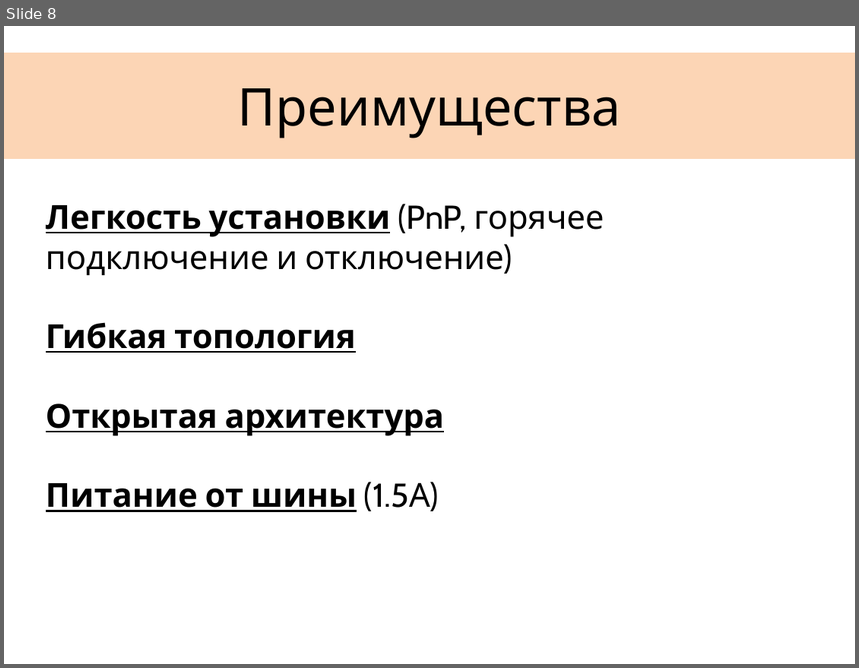
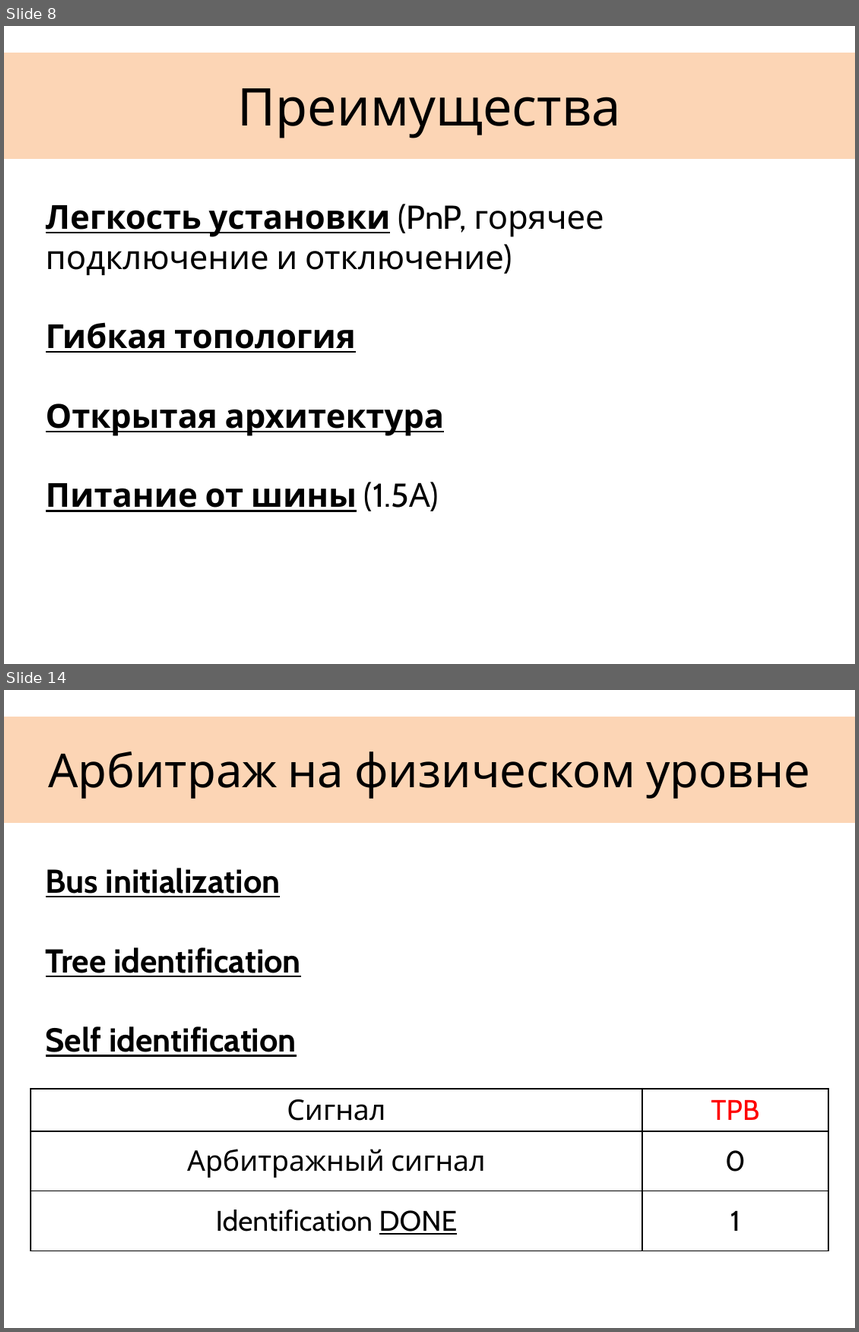
Before and after one commit to gosha92/FireWire, a slide deck: FireWire.pptx. Shown one above the other, each under a label of ours: slide 8 before the commit, slides 8 and 14 after it; the slides between them are not shown. The pictures are 859x668 and 859x1332 pixels, drawn with LibreOffice and Linux fonts; fonts in the diff are those of the drawing. Boxes give left, top, right and bottom in pixels: in the first picture for what was removed or moved away, otherwise in the second. Text is boxed around its words. In the diff, an @@ line names an element or a change of style, - is before the commit and + after.

```diff
--- a/FireWire.pptx
+++ b/FireWire.pptx
@@ slide 14 added at bbox=[4, 690, 855, 1328], background #FFFFFF; not listed: 1 template element that a slide beside it also shows @@
@@ title added at bbox=[48, 752, 810, 799], 39.6 pt, text #000000 @@
+Арбитраж на физическом уровне
@@ text added at bbox=[46, 868, 301, 1057], 28 pt, text #000000, bold, underline @@
+Bus initialization
+Tree identification
+Self identification
@@ table added at bbox=[31, 1089, 829, 1252], 3 rows, 2 columns @@
+Сигнал | TPB
+Арбитражный сигнал | 0
+Identification DONE | 1
```
Also in this commit, not shown: 2 slides changed, 7 other slides added, 1 slide removed.
